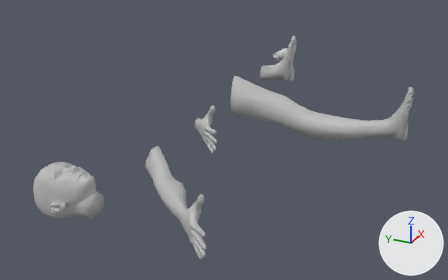
A saved change to the Blender file Assets/Axtras/Models/Body Parts 2.blend.
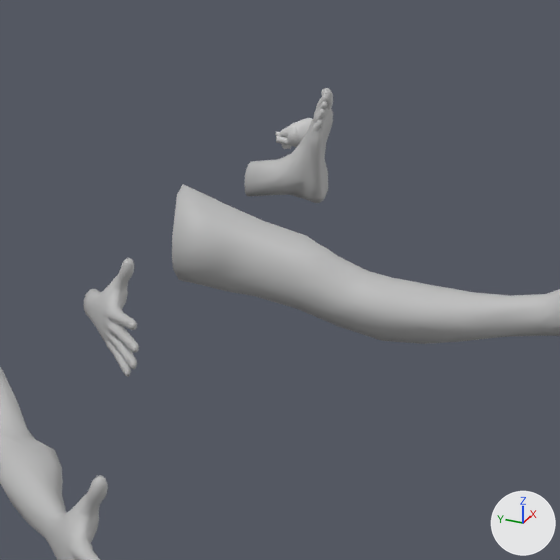
There are two pictures of each version: one whole from a 50 mm camera at (-68.5, -29.5, 27.8) aimed at (-4.3, -0.6, -4.3), one close up on the part from 36% to 87% of the width and 0% to 82% of the height. The lights are fixed; the arrows at lower right show +X, +Y and +Z.

Objects in the first close-up: 'Arm Mesh', 'Foot Mesh', 'Hand Mesh', 'Leg Mesh'.
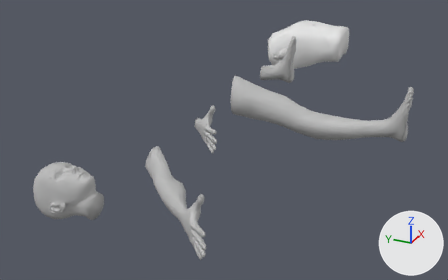
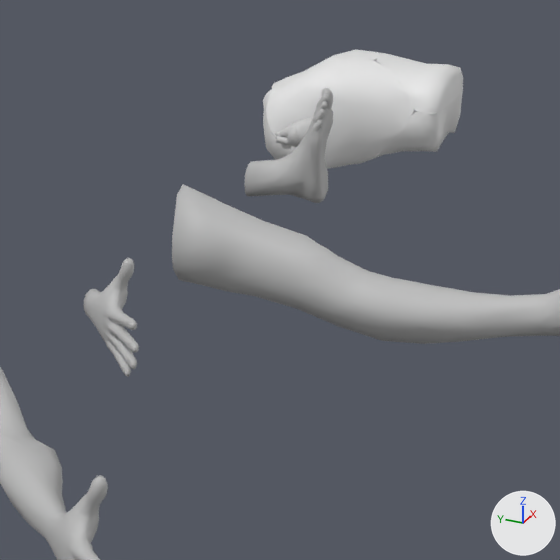
Pixel boxes (x1, y1, x2, y2) of what changed, in the close-ups (560 x 560 px):
'Chunks Mesh_cell.003', added
    after: (266, 57, 414, 169)
'Chunks Mesh_cell.004', added
    after: (376, 54, 463, 114)
'Chunks Mesh_cell', added
    after: (365, 90, 463, 162)
'Chunks Mesh_cell.002', added
    after: (263, 91, 292, 160)
'Chunks Mesh_cell.005', added
    after: (308, 49, 386, 70)
'Chunks Mesh_cell.001', added
    after: (265, 69, 308, 96)

Patch to the scene script:
```diff
--- a/Assets/Axtras/Models/Body Parts 2.blend.py
+++ b/Assets/Axtras/Models/Body Parts 2.blend.py
@@ me_chunks_mesh_cell_004 @@
+me_chunks_mesh_cell_004.from_pydata(...)  # 97 vertices, 90 faces; spans x -3.05..2.54, y -2.51..3.63, z -3.86..1.63
@@ me_chunks_mesh_cell_003 @@
+me_chunks_mesh_cell_003.from_pydata(...)  # 101 vertices, 99 faces; spans x -3.64..3.77, y -1.91..3.5, z -1.13..1.21
@@ me_chunks_mesh_cell_002 @@
+me_chunks_mesh_cell_002.from_pydata(...)  # 157 vertices, 150 faces; spans x -2.08..2.27, y -5.35..4.82, z -4.06..3.03
@@ me_chunks_mesh_cell_001 @@
+me_chunks_mesh_cell_001.from_pydata(...)  # 126 vertices, 114 faces; spans x -2.78..2.26, y -4.04..2.45, z -1.85..3.22
@@ me_chunks_mesh_cell_007 @@
+me_chunks_mesh_cell_007.from_pydata(...)  # 165 vertices, 155 faces; spans x -3.59..3.94, y -3.95..2.41, z -2.81..3.3
@@ me_chunks_mesh_cell_006 @@
+me_chunks_mesh_cell_006.from_pydata(...)  # 158 vertices, 152 faces; spans x -4.2..4.15, y -3.5..4.74, z -2.72..2.39
@@ ob_chunks_mesh_cell_005 @@
+ob_chunks_mesh_cell_005 = bpy.data.objects.new('Chunks Mesh_cell.005', me_chunks_mesh_cell_004)
+ob_chunks_mesh_cell_005.location = (32.7, 1.03, 0.98)
@@ ob_chunks_mesh_cell_004 @@
+ob_chunks_mesh_cell_004 = bpy.data.objects.new('Chunks Mesh_cell.004', me_chunks_mesh_cell_003)
+ob_chunks_mesh_cell_004.location = (30.37, -4.93, 1.35)
@@ ob_chunks_mesh_cell_003 @@
+ob_chunks_mesh_cell_003 = bpy.data.objects.new('Chunks Mesh_cell.003', me_chunks_mesh_cell_002)
+ob_chunks_mesh_cell_003.location = (27.56, 0.29, -0.41)
@@ ob_chunks_mesh_cell_002 @@
+ob_chunks_mesh_cell_002 = bpy.data.objects.new('Chunks Mesh_cell.002', me_chunks_mesh_cell_001)
+ob_chunks_mesh_cell_002.location = (28.24, 3.8, -2.94)
@@ ob_chunks_mesh_cell_001 @@
+ob_chunks_mesh_cell_001 = bpy.data.objects.new('Chunks Mesh_cell.001', me_chunks_mesh_cell_007)
+ob_chunks_mesh_cell_001.location = (31.3, 3.84, -2.01)
@@ ob_chunks_mesh_cell @@
+ob_chunks_mesh_cell = bpy.data.objects.new('Chunks Mesh_cell', me_chunks_mesh_cell_006)
+ob_chunks_mesh_cell.location = (30.88, -3.34, -2.1)
```
